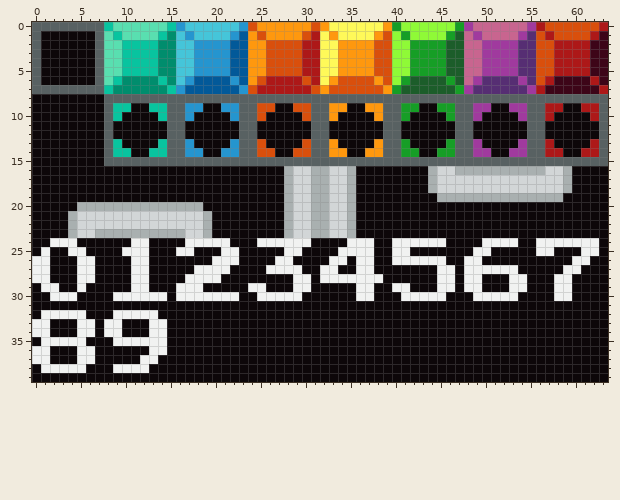
One commit to this pixel-art sprite: res/tileset.png. The picture above is the old version.
The file is 64x40 pixels.
The result:
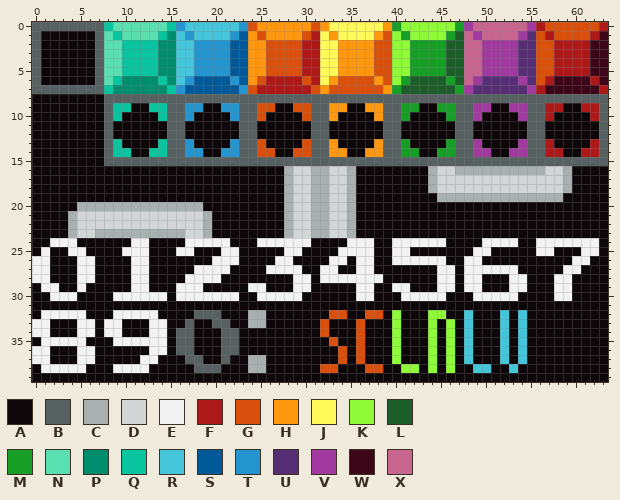
Palette (. is transparent): A #0d0709  B #586162  C #a9b0b0  D #d2d6d7  E #f1f2f1  F #ad1818  G #d94f0c  H #ff980e  J #fff959  K #8ffa37  L #1c5d2a  M #169e26  N #59dfb0  P #008d6d  Q #08c49f  R #45c5d9  S #025999  T #2595cf  U #562e73  V #a03a9e  W #3d0518  X #c8658f
Diff:
y 32: x 18..20 AAA -> BBB; x 24..25 AA -> CC; x 33..34 AA -> GG; x 37..38 AA -> GG; x 40 A -> K; x 44..45 AA -> KK; x 48 A -> R; x 52 A -> R; x 54 A -> R
y 33: x 17 A -> B; x 20..21 AA -> BB; x 24..25 AA -> CC; x 32 A -> G; x 36 A -> G; x 40 A -> K; x 44 A -> K; x 46 A -> K; x 48 A -> R; x 52 A -> R; x 54 A -> R
y 34: x 16..17 AA -> BB; x 21..22 AA -> BB; x 32 A -> G; x 36 A -> G; x 40 A -> K; x 44 A -> K; x 46 A -> K; x 48 A -> R; x 52 A -> R; x 54 A -> R
y 35: x 16..17 AA -> BB; x 21..22 AA -> BB; x 33 A -> G; x 36 A -> G; x 40 A -> K; x 44 A -> K; x 46 A -> K; x 48 A -> R; x 52 A -> R; x 54 A -> R
y 36: x 16..17 AA -> BB; x 21..22 AA -> BB; x 34 A -> G; x 36 A -> G; x 40 A -> K; x 44 A -> K; x 46 A -> K; x 48 A -> R; x 52 A -> R; x 54 A -> R
y 37: x 17..18 AA -> BB; x 21 A -> B; x 24..25 AA -> CC; x 34 A -> G; x 36 A -> G; x 40 A -> K; x 44 A -> K; x 46 A -> K; x 48 A -> R; x 52 A -> R; x 54 A -> R
y 38: x 18..20 AAA -> BBB; x 24..25 AA -> CC; x 32..33 AA -> GG; x 37..38 AA -> GG; x 41..42 AA -> KK; x 44 A -> K; x 46 A -> K; x 49..50 AA -> RR; x 53 A -> R
Pixel boxes of the changes (left, top, right, bottom) in both pictures:
changed: (176, 310, 266, 373)
changed: (320, 310, 527, 373)
